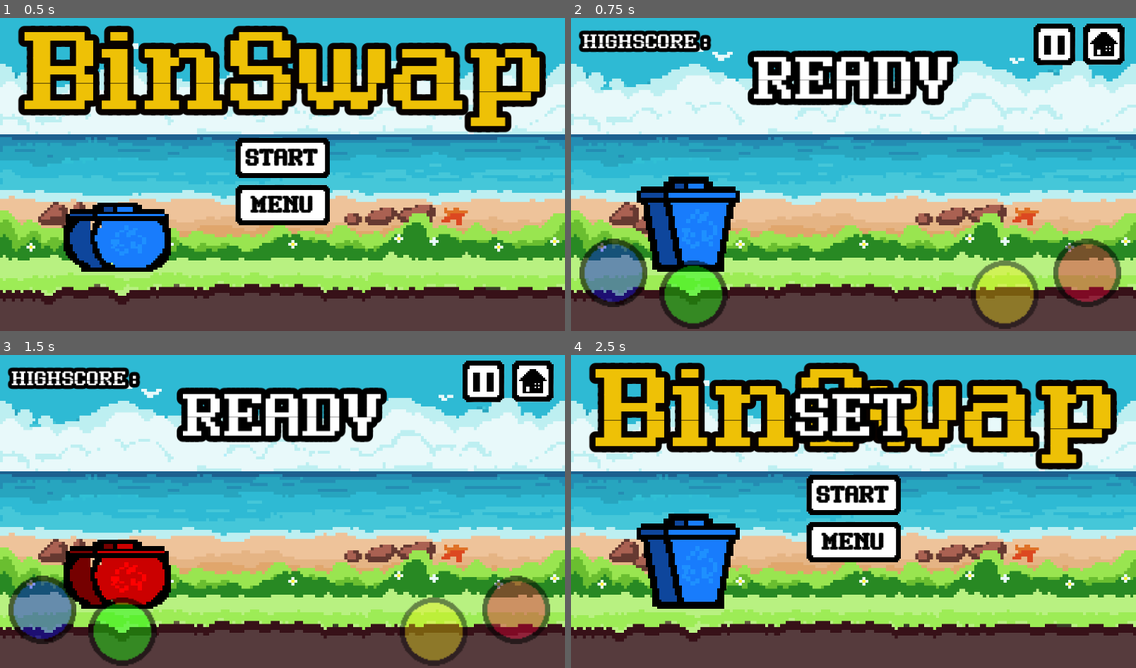
Above: before the commit, frames 1-4 (two rows, left to right).
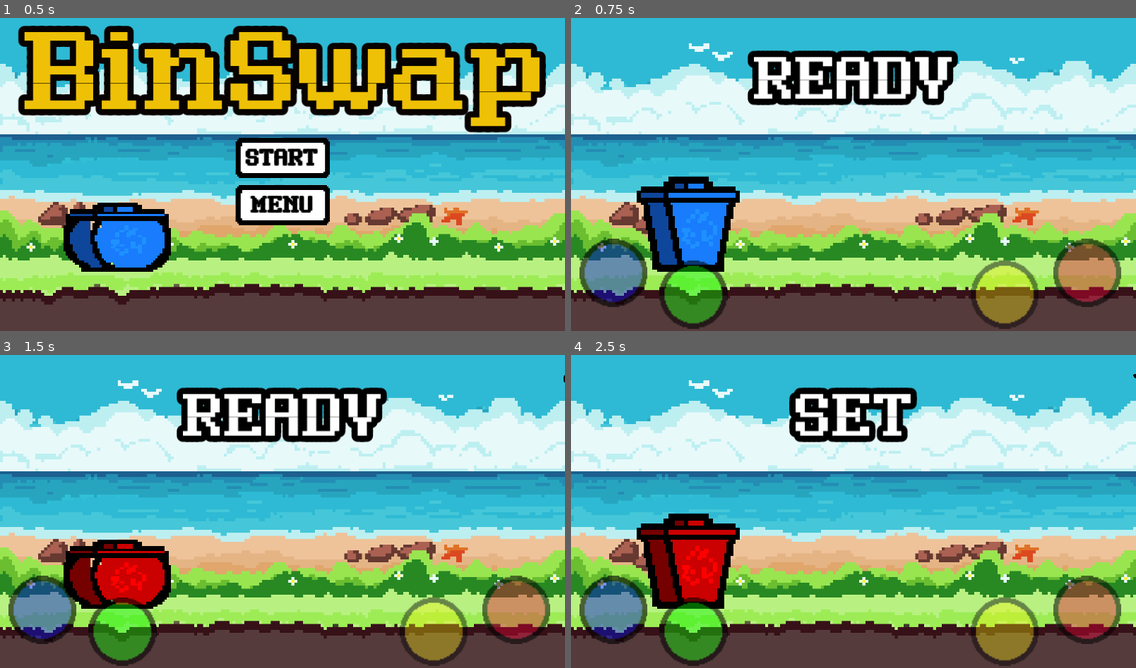
Above: after the commit, the same moments.

Repository: dedsocks/Inventorium
Game: Godot game, scene res://scenes/main.tscn
Same seed, same stepped clock (60 frames per second), same inputs: the game is played once before the commit and once after it.
Inputs (mouse positions are in pixels of both pictures, inside the frame that each line leads up to):
- Up to frame 1 (0.5 s): no input
- Up to frame 2 (0.75 s): click "START" at 0.5 s
- Up to frame 3 (1.5 s): click (514, 608) at 1.25 s
- Up to frame 4 (2.5 s): click (1102, 380) at 2.02 s

Frame 1 is identical in both runs. In frame 2, 3.5% of the frame differs, in the area x 1-98%, y 1-16%; in frame 3, 3.5%; in frame 4, 33%, in the area x 1-100%, y 2-100%.

Commit message:
Add delta to movement, and more crows

Diff:
--- a/inventorium/project.godot
+++ b/inventorium/project.godot
@@ -30,5 +30,5 @@
 
 [rendering]
 
-renderer/rendering_method="gl_compatibility"
-renderer/rendering_method.mobile="gl_compatibility"
+renderer/rendering_method="mobile"
+textures/vram_compression/import_etc2_astc=true
--- a/inventorium/scenes/main.tscn
+++ b/inventorium/scenes/main.tscn
@@ -1,15 +1,73 @@
-[gd_scene load_steps=12 format=3 uid="uid://c2pgwf6fwnktn"]
+[gd_scene load_steps=21 format=3 uid="uid://c2pgwf6fwnktn"]
 
 [ext_resource type="Script" path="res://scripts/main.gd" id="1_bwtbe"]
 [ext_resource type="PackedScene" uid="uid://isvsme53i3el" path="res://scenes/bg.tscn" id="1_f0xhv"]
 [ext_resource type="PackedScene" uid="uid://dmvyv7mil5bbx" path="res://scenes/ground.tscn" id="2_kyidw"]
 [ext_resource type="PackedScene" uid="uid://cilh87d7y20vg" path="res://scenes/dustbin.tscn" id="3_ymsau"]
+[ext_resource type="Texture2D" uid="uid://tlosqvp0v2k1" path="res://assets/sprites/crow_spritesheet.png" id="5_b7g70"]
 [ext_resource type="PackedScene" uid="uid://1nqudskbscch" path="res://scenes/hud.tscn" id="5_viec4"]
 [ext_resource type="AudioStream" uid="uid://cci1y4ywdyeda" path="res://assets/sound/Pixelated Love.mp3" id="6_atnfe"]
 [ext_resource type="AudioStream" uid="uid://k8bx8p8bplbu" path="res://assets/sound/negative_beeps-6008.mp3" id="7_7c30k"]
 [ext_resource type="AudioStream" uid="uid://cgf8d8lnbcqp4" path="res://assets/sound/Pixel Rush Paradise.mp3" id="8_5ln0j"]
 [ext_resource type="FontFile" uid="uid://ce5ty20e1lf5d" path="res://assets/fonts/Ruler 9.ttf" id="9_1nsl3"]
 [ext_resource type="Texture2D" uid="uid://dv4ddtke01vip" path="res://assets/sprites/button.png" id="10_rrkyw"]
+
+[sub_resource type="AtlasTexture" id="AtlasTexture_b4shj"]
+atlas = ExtResource("5_b7g70")
+region = Rect2(0, 0, 128, 128)
+
+[sub_resource type="AtlasTexture" id="AtlasTexture_l72bd"]
+atlas = ExtResource("5_b7g70")
+region = Rect2(128, 0, 128, 128)
+
+[sub_resource type="AtlasTexture" id="AtlasTexture_mt1gb"]
+atlas = ExtResource("5_b7g70")
+region = Rect2(256, 0, 128, 128)
+
+[sub_resource type="AtlasTexture" id="AtlasTexture_vta1l"]
+atlas = ExtResource("5_b7g70")
+region = Rect2(384, 0, 128, 128)
+
+[sub_resource type="AtlasTexture" id="AtlasTexture_s18h3"]
+atlas = ExtResource("5_b7g70")
+region = Rect2(512, 0, 128, 128)
+
+[sub_resource type="AtlasTexture" id="AtlasTexture_imvgn"]
+atlas = ExtResource("5_b7g70")
+region = Rect2(640, 0, 128, 128)
+
+[sub_resource type="AtlasTexture" id="AtlasTexture_rx20y"]
+atlas = ExtResource("5_b7g70")
+region = Rect2(768, 0, 128, 128)
+
+[sub_resource type="SpriteFrames" id="SpriteFrames_ujmfd"]
+animations = [{
+"frames": [{
+"duration": 1.0,
+"texture": SubResource("AtlasTexture_b4shj")
+}, {
+"duration": 1.0,
+"texture": SubResource("AtlasTexture_l72bd")
+}, {
+"duration": 1.0,
+"texture": SubResource("AtlasTexture_mt1gb")
+}, {
+"duration": 1.0,
+"texture": SubResource("AtlasTexture_vta1l")
+}, {
+"duration": 1.0,
+"texture": SubResource("AtlasTexture_s18h3")
+}, {
+"duration": 1.0,
+"texture": SubResource("AtlasTexture_imvgn")
+}, {
+"duration": 1.0,
+"texture": SubResource("AtlasTexture_rx20y")
+}],
+"loop": true,
+"name": &"default",
+"speed": 13.0
+}]
 
 [sub_resource type="StyleBoxEmpty" id="StyleBoxEmpty_r836t"]
 
@@ -24,6 +82,21 @@
 [node name="dustbin" parent="." instance=ExtResource("3_ymsau")]
 position = Vector2(93, 300)
 scale = Vector2(4.5, 4.59375)
+
+[node name="crow" type="AnimatedSprite2D" parent="."]
+position = Vector2(1182, 61)
+scale = Vector2(0.429688, 0.429688)
+sprite_frames = SubResource("SpriteFrames_ujmfd")
+autoplay = "default"
+frame = 3
+frame_progress = 0.410365
+
+[node name="crow2" type="AnimatedSprite2D" parent="."]
+position = Vector2(1237, 33)
+scale = Vector2(0.429688, 0.429688)
+sprite_frames = SubResource("SpriteFrames_ujmfd")
+autoplay = "default"
+frame_progress = 0.261382
 
 [node name="Camera2D" type="Camera2D" parent="."]
 position = Vector2(576, 324)
@@ -40,8 +113,6 @@
 [node name="gameStart" type="AudioStreamPlayer" parent="."]
 stream = ExtResource("8_5ln0j")
 volume_db = 1.0
-
-[node name="crow" type="AnimatedSprite2D" parent="."]
 
 [node name="startButton" type="Button" parent="." groups=["startButtons"]]
 offset_left = 476.0
--- a/inventorium/scripts/main.gd
+++ b/inventorium/scripts/main.gd
@@ -1,8 +1,8 @@
 extends Node
 
 # Constants
-const MAX_SPEED = 10
-const START_SPEED = 0.4
+const MAX_SPEED = 900
+const START_SPEED = 330
 const CAM_START_POSITION = Vector2i(576, 324)
 const START_POSITION = Vector2i(93, 300)
 
@@ -25,11 +25,13 @@
 var screenSize: Vector2i
 var lastObs
 var groundHeight: int
+var groundWidth: int
 var message
 
 func _ready():
 	screenSize = get_window().size
 	groundHeight = $ground.get_node("Sprite2D").texture.get_height()
+	groundWidth = $ground.get_node("Sprite2D").texture.get_width()
 
 	if not has_node("Obstacles"):
 		var obstacle_container = Node2D.new()
@@ -83,19 +85,22 @@
 	$gameStart.play()
 
 func _process(delta):
+
 	if not gameRunning:
+		crow_mover()
 		return
 
 	if speed >= MAX_SPEED:
 		speed = MAX_SPEED
 
+	speed += delta*1.8*(1+(score/20.0))
+
 	$dustbin/AnimatedSprite2D.play("move")
-	$dustbin.position.x += speed
-	$Camera2D.position.x += speed
+	$dustbin.position.x += speed*delta
+	$Camera2D.position.x += speed*delta
 
 	assignScore()
 
-	speed += delta * 0.1
 
 	if not $gameRunningMusic.playing:
 		$gameRunningMusic.play()
@@ -178,9 +183,6 @@
 		button.show()
 
 	# UI interface
-	$HUD/highScore.show()
-	$HUD/homeButton.show()
-	$HUD/pauseButton.show()
 	$startButton.hide()
 	$HUD/menuButton.hide()
 	$HUD/gameStart.hide()
@@ -247,3 +249,11 @@
 
 func signalPasser(message):
 	$dustbin.colorChange(message)
+
+func crow_mover():
+	if $crow.position.x >=-50:
+		$crow.position.x -= 0.1
+		$crow2.position.x -= 0.1
+	else:
+		$crow.position.x = 1182
+		$crow2.position.x = 1237
Not shown, added: inventorium/export_presets.cfg
Not shown, added: inventorium/test.apk.idsig
